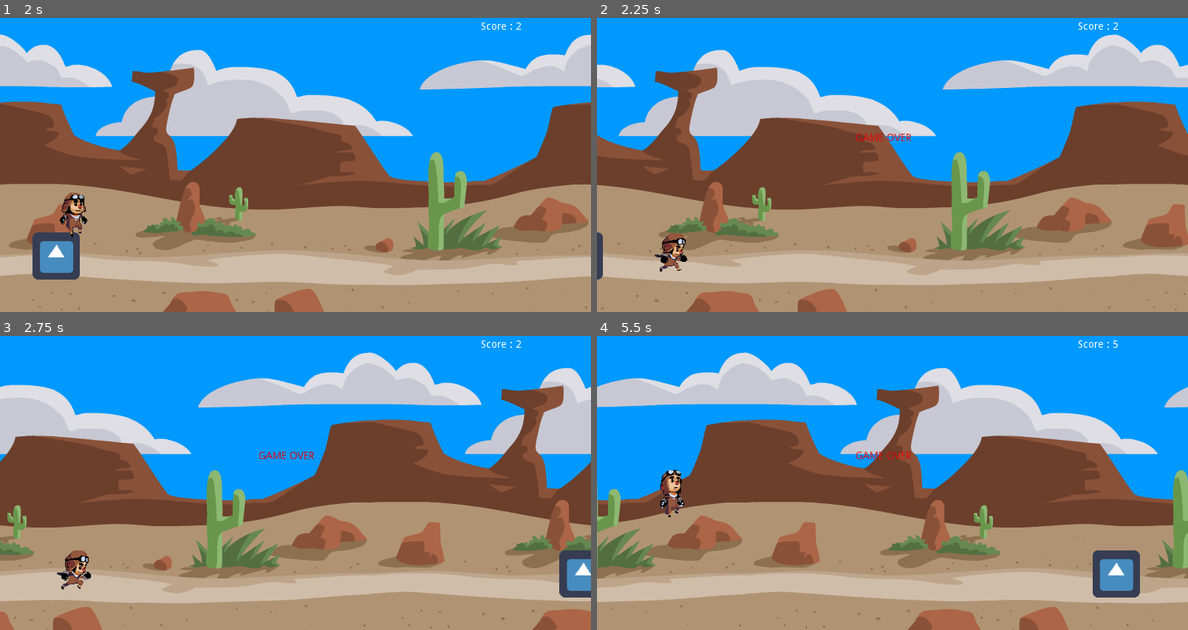
Above: before the commit, frames 1-4 (two rows, left to right).
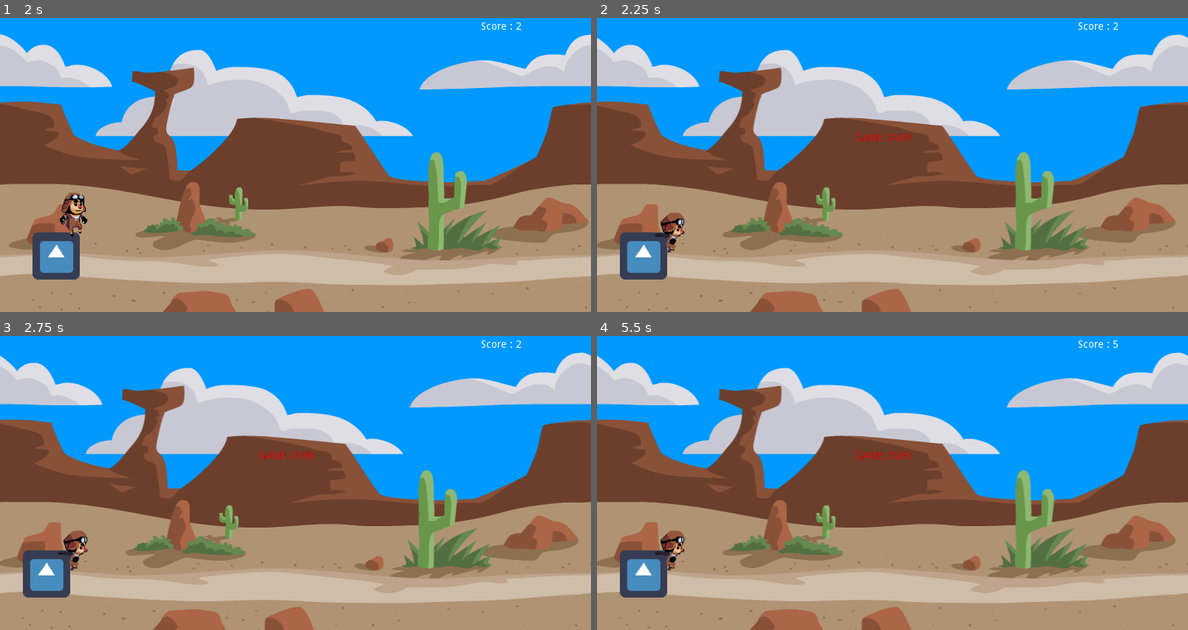
Above: after the commit, the same moments.

Repository: achmaddzaki/dinodron
Game: Godot game, scene res://Dinodron.tscn
Same seed, same stepped clock (60 frames per second), same inputs: the game is played once before the commit and once after it. The engine's default icon, where the game draws it, is replaced by a stand-in: a white triangle on a blue panel in a dark square.
Inputs:
- Up to frame 1 (2 s): hold Up (ui_up) from 0.53 s (still down)
- Up to frame 2 (2.25 s): release Up (ui_up) at 2.03 s
- Up to frame 3 (2.75 s): no input
- Up to frame 4 (5.5 s): hold Up (ui_up) 2.78-4.28 s; tap Up (ui_up) at 4.52 s; hold Up (ui_up) from 5.03 s (still down)

Frame 1 is identical in both runs. In frame 2, 41% of the frame differs, in the area x 0-100%, y 5-100%; in frame 3, 53%; in frame 4, 53%.

Commit message:
# Add GameOver

Diff:
--- a/Dinodron.tscn
+++ b/Dinodron.tscn
@@ -33,6 +33,11 @@
 "frames": [ ExtResource( 11 ) ],
 "loop": true,
 "name": "JumpUp",
+"speed": 5.0
+}, {
+"frames": [ ExtResource( 9 ) ],
+"loop": true,
+"name": "Dead",
 "speed": 5.0
 } ]
 
@@ -96,7 +101,7 @@
 
 [node name="AnimatedSprite" type="AnimatedSprite" parent="KinematicBody2D"]
 frames = SubResource( 2 )
-animation = "JumpDown"
+animation = "Dead"
 playing = true
 
 [node name="background" type="Node" parent="."]
--- a/KinematicBody2D.gd
+++ b/KinematicBody2D.gd
@@ -20,7 +20,8 @@
 	pass
 
 func _on_Area2D_body_entered(body):
-	print("enter")
-	var label = get_node("../LabelContainer")
-	label.visible = true
+	get_node("../LabelContainer").visible = true
+	get_node("..").set_process(false)
+	$AnimatedSprite.play("Dead")
+	set_physics_process(false)
 	pass # Replace with function body.
--- a/bgslider.gd
+++ b/bgslider.gd
@@ -5,6 +5,11 @@
 var moving_obstacles = Array()
 const bg_width = 800
 const speed = 400
+var gameover = false
+
+func setgameover():
+	gameover = true
+	pass
 
 func _ready():
 	bgs = $background.get_children();
@@ -18,36 +23,37 @@
 	pass
 
 func _process(delta):
-# Backgrounds
-	for i in range(bgs.size()):
-		var vctr = bgs[i].get_position()
-		vctr.x -= delta * speed
-		if(vctr.x < -bg_width + (-bg_width * i)):
-			vctr.x += bg_width * bgs.size()
-		bgs[i].set_position(vctr)
+	if(!gameover):
+	# Backgrounds
+		for i in range(bgs.size()):
+			var vctr = bgs[i].get_position()
+			vctr.x -= delta * speed
+			if(vctr.x < -bg_width + (-bg_width * i)):
+				vctr.x += bg_width * bgs.size()
+			bgs[i].set_position(vctr)
 
-# Obstacles
-	var rnd = rand_range(1,100)
+	# Obstacles
+		var rnd = rand_range(1,100)
 
-	if(moving_obstacles.size() > 0):
-		for i in range(moving_obstacles.size()):
-			var vctr = moving_obstacles[i].get_position()
-			if(vctr.x > -100):
-				vctr.x -= delta * speed
-				moving_obstacles[i].set_position(vctr)
+		if(moving_obstacles.size() > 0):
+			for i in range(moving_obstacles.size()):
+				var vctr = moving_obstacles[i].get_position()
+				if(vctr.x > -100):
+					vctr.x -= delta * speed
+					moving_obstacles[i].set_position(vctr)
+				else:
+					moving_obstacles.remove(i)
+		else:
+			var obstacle
+			if(rnd < 10):
+				obstacle = obstacles[0]
+			elif(rnd < 20):
+				obstacle = obstacles[1]
 			else:
-				moving_obstacles.remove(i)
-	else:
-		var obstacle
-		if(rnd < 10):
-			obstacle = obstacles[0]
-		elif(rnd < 20):
-			obstacle = obstacles[1]
-		else:
-			obstacle = obstacles[2]
+				obstacle = obstacles[2]
 
-		var vctr = obstacle.get_position()
-		vctr.x += bg_width + 200
-		obstacle.set_position(vctr)
-		moving_obstacles.push_back(obstacle)
+			var vctr = obstacle.get_position()
+			vctr.x += bg_width + 200
+			obstacle.set_position(vctr)
+			moving_obstacles.push_back(obstacle)
 	pass
